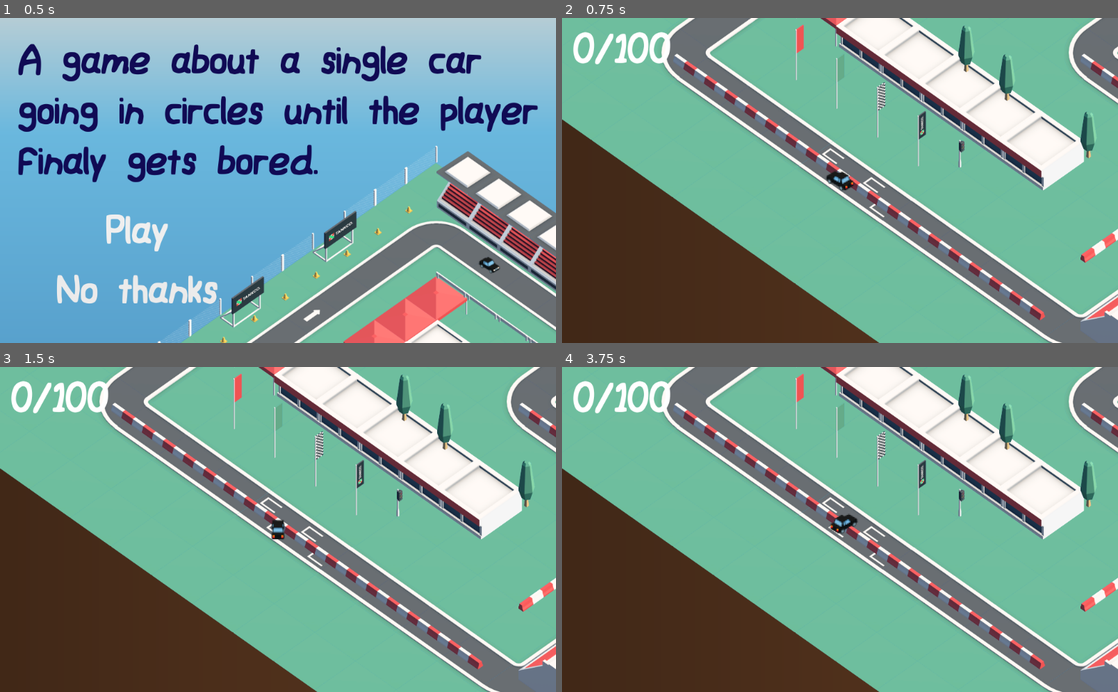
Above: before the commit, frames 1-4 (two rows, left to right).
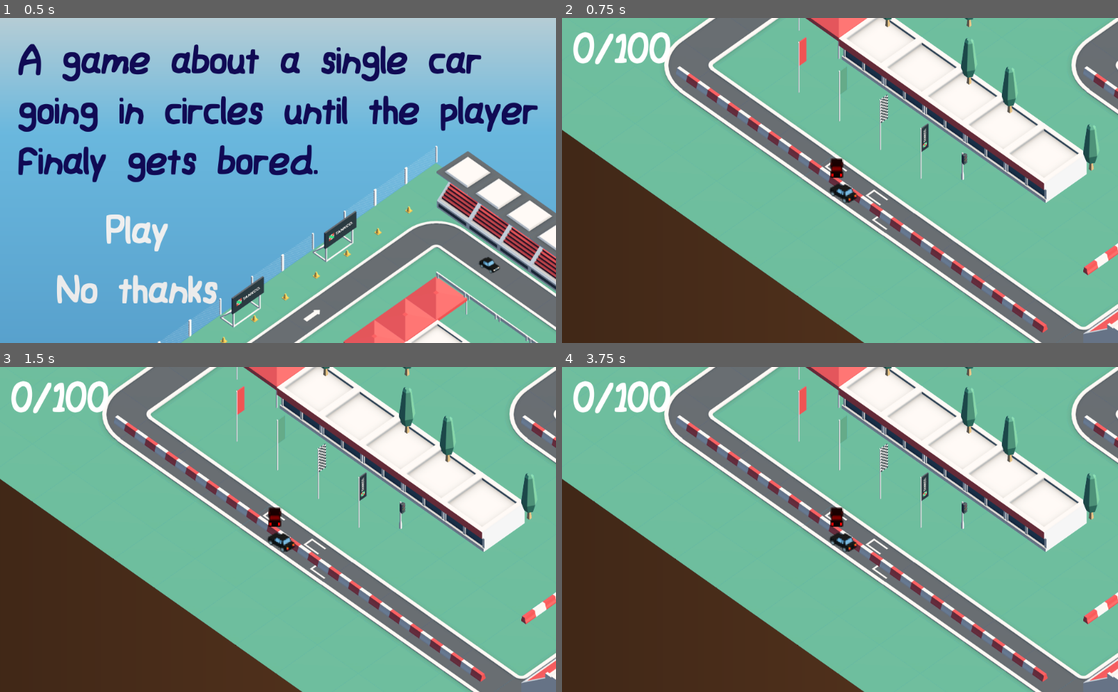
Above: after the commit, the same moments.

Repository: groud/CarGoingInCircles
Game: Godot game, scene res://menu/MainMenu.tscn
Same seed, same stepped clock (60 frames per second), same inputs: the game is played once before the commit and once after it. Sound files missing from this copy of the repository are replaced by a short silence.
Inputs:
- Up to frame 1 (0.5 s): no input
- Up to frame 2 (0.75 s): click "Play" at 0.5 s
- Up to frame 3 (1.5 s): tap Enter at 1.25 s; hold Right (ui_right) from 1.28 s (still down)
- Up to frame 4 (3.75 s): tap Space at 2 s; release Right (ui_right) at 2.03 s; hold Down (ui_down) 2.03-2.78 s; tap Enter at 2.75 s; hold Right (ui_right) 2.78-3.53 s; hold Up (ui_up) from 3.53 s (still down)

Frame 1 is identical in both runs. In frame 2, 23% of the frame differs, in the area x 0-100%, y 0-100%; in frame 3, 23%; in frame 4, 23%.

Commit message:
Multiplayer mode

Diff:
--- a/car/Player.gd
+++ b/car/Player.gd
@@ -1,5 +1,6 @@
 extends KinematicBody2D
 
+export var player = 0
 export var initial_rotation = 0
 export var rotation_speed = 300
 export var acceleration = 600
@@ -13,6 +14,10 @@
 
 func _ready():
 	rot = initial_rotation
+	if (player == 1):
+		$AnimatedSprite.modulate = Color(1.0, 0, 0)
+
+
 
 func _process(delta):
 	var move = Vector2()
@@ -21,9 +26,9 @@
 		# Rotation handling
 		var corrected_rotation_speed = rotation_speed * range_lerp(speed, 0, max_speed, 1.0, 0.7)
 
-		if(Input.is_action_pressed("ui_right")):
+		if(Input.is_action_pressed("turn_right_"+str(player))):
 			turn = delta * corrected_rotation_speed
-		if(Input.is_action_pressed("ui_left")):
+		if(Input.is_action_pressed("turn_left_"+str(player))):
 			turn = -delta * corrected_rotation_speed
 
 		rot += turn
@@ -32,9 +37,9 @@
 		rot = fmod(rot, 360)
 
 		# Speed handling
-		if(Input.is_action_pressed("ui_up")):
+		if(Input.is_action_pressed("move_forward_"+str(player))):
 			speed = min(max_speed, speed + delta * acceleration)
-		elif(Input.is_action_pressed("ui_down")):
+		elif(Input.is_action_pressed("move_backward_"+str(player))):
 			speed = max(0, speed - delta * acceleration - delta * friction)
 		else:
 			speed = max(0, speed - delta * friction)
@@ -48,10 +53,12 @@
 	# Set animation depending on the rotation
 	$AnimatedSprite.frame = int(floor((rot*8/360.0 + 3.5))) % 8
 	var pitch_scale = range_lerp(move.length(), 0, max_speed, 0.24, 0.8)
-	AudioServer.get_bus_effect(AudioServer.get_bus_index("Car"), 0).pitch_scale = pitch_scale
+
+	$AudioStreamPlayer.pitch_scale = pitch_scale
 
 	# Particles
-	if (abs(turn / delta) > rotation_speed / 2 and speed > max_speed/1.5):
+
+	if (delta > 0 and abs(turn / delta) > rotation_speed / 2 and speed > max_speed/1.5):
 		$"TrailsPivot/Particles2D".emitting = true
 		$"TrailsPivot/Particles2D2".emitting = true
 	else:
--- a/car/Player.tscn
+++ b/car/Player.tscn
@@ -26,14 +26,15 @@
 custom_solver_bias = 0.0
 radius = 16.6625
 
-[node name="Player" type="KinematicBody2D" index="0"]
-
+[node name="Player" type="KinematicBody2D"]
 input_pickable = false
 collision_layer = 1
 collision_mask = 1
 collision/safe_margin = 0.08
+motion/sync_to_physics = false
 script = ExtResource( 1 )
 _sections_unfolded = [ "Transform" ]
+player = 0
 initial_rotation = 0
 rotation_speed = 300
 acceleration = 600
@@ -42,34 +43,31 @@
 running = false
 
 [node name="TrailsPivot" type="Node2D" parent="." index="0"]
-
 position = Vector2( 0, 2 )
 _sections_unfolded = [ "Transform" ]
 
 [node name="Particles2D" parent="TrailsPivot" index="0" instance=ExtResource( 2 )]
-
 position = Vector2( 9, 15 )
+emitting = false
 
 [node name="Particles2D2" parent="TrailsPivot" index="1" instance=ExtResource( 2 )]
-
 position = Vector2( -7, 16 )
+emitting = false
 
 [node name="AnimatedSprite" type="AnimatedSprite" parent="." index="1"]
-
 scale = Vector2( 2, 2 )
 frames = SubResource( 1 )
 animation = "default"
-_sections_unfolded = [ "Transform" ]
+_sections_unfolded = [ "Transform", "Visibility" ]
 
 [node name="CollisionShape2D" type="CollisionShape2D" parent="." index="2"]
-
 shape = SubResource( 2 )
 
 [node name="AudioStreamPlayer" type="AudioStreamPlayer" parent="." index="3"]
-
 stream = ExtResource( 11 )
 volume_db = -13.0
 pitch_scale = 1.0
 autoplay = true
+stream_paused = false
 mix_target = 0
-bus = "Car"
+bus = "Master"
--- a/default_bus_layout.tres
+++ b/default_bus_layout.tres
@@ -1,9 +1,4 @@
-[gd_resource type="AudioBusLayout" load_steps=2 format=2]
-
-[sub_resource type="AudioEffectPitchShift" id=1]
-
-resource_name = "PitchShift"
-pitch_scale = 1.0
+[gd_resource type="AudioBusLayout" format=2]
 
 [resource]
 
@@ -13,11 +8,3 @@
 bus/0/bypass_fx = false
 bus/0/volume_db = 0.0
 bus/0/send = ""
-bus/1/name = "Car"
-bus/1/solo = false
-bus/1/mute = false
-bus/1/bypass_fx = false
-bus/1/volume_db = 0.0
-bus/1/send = "Master"
-bus/1/effect/0/effect = SubResource( 1 )
-bus/1/effect/0/enabled = true
--- a/default_env.tres
+++ b/default_env.tres
@@ -1,5 +1,101 @@
 [gd_resource type="Environment" load_steps=2 format=2]
+
 [sub_resource type="ProceduralSky" id=1]
+
+radiance_size = 4
+sky_top_color = Color( 0.0470588, 0.454902, 0.976471, 1 )
+sky_horizon_color = Color( 0.556863, 0.823529, 0.909804, 1 )
+sky_curve = 0.25
+sky_energy = 1.0
+ground_bottom_color = Color( 0.101961, 0.145098, 0.188235, 1 )
+ground_horizon_color = Color( 0.482353, 0.788235, 0.952941, 1 )
+ground_curve = 0.01
+ground_energy = 1.0
+sun_color = Color( 1, 1, 1, 1 )
+sun_latitude = 35.0
+sun_longitude = 0.0
+sun_angle_min = 1.0
+sun_angle_max = 100.0
+sun_curve = 0.05
+sun_energy = 16.0
+texture_size = 2
+
 [resource]
+
 background_mode = 2
 background_sky = SubResource( 1 )
+background_sky_custom_fov = 0.0
+background_color = Color( 0, 0, 0, 1 )
+background_energy = 1.0
+background_canvas_max_layer = 0
+ambient_light_color = Color( 0, 0, 0, 1 )
+ambient_light_energy = 1.0
+ambient_light_sky_contribution = 1.0
+fog_enabled = false
+fog_color = Color( 0.5, 0.6, 0.7, 1 )
+fog_sun_color = Color( 1, 0.9, 0.7, 1 )
+fog_sun_amount = 0.0
+fog_depth_enabled = true
+fog_depth_begin = 10.0
+fog_depth_curve = 1.0
+fog_transmit_enabled = false
+fog_transmit_curve = 1.0
+fog_height_enabled = false
+fog_height_min = 0.0
+fog_height_max = 100.0
+fog_height_curve = 1.0
+tonemap_mode = 0
+tonemap_exposure = 1.0
+tonemap_white = 1.0
+auto_exposure_enabled = false
+auto_exposure_scale = 0.4
+auto_exposure_min_luma = 0.05
+auto_exposure_max_luma = 8.0
+auto_exposure_speed = 0.5
+ss_reflections_enabled = false
+ss_reflections_max_steps = 64
+ss_reflections_fade_in = 0.15
+ss_reflections_fade_out = 2.0
+ss_reflections_depth_tolerance = 0.2
+ss_reflections_roughness = true
+ssao_enabled = false
+ssao_radius = 1.0
+ssao_intensity = 1.0
+ssao_radius2 = 0.0
+ssao_intensity2 = 1.0
+ssao_bias = 0.01
+ssao_light_affect = 0.0
+ssao_ao_channel_affect = 0.0
+ssao_color = Color( 0, 0, 0, 1 )
+ssao_quality = 0
+ssao_blur = 3
+ssao_edge_sharpness = 4.0
+dof_blur_far_enabled = false
+dof_blur_far_distance = 10.0
+dof_blur_far_transition = 5.0
+dof_blur_far_amount = 0.1
+dof_blur_far_quality = 1
+dof_blur_near_enabled = false
+dof_blur_near_distance = 2.0
+dof_blur_near_transition = 1.0
+dof_blur_near_amount = 0.1
+dof_blur_near_quality = 1
+glow_enabled = false
+glow_levels/1 = false
+glow_levels/2 = false
+glow_levels/3 = true
+glow_levels/4 = false
+glow_levels/5 = true
+glow_levels/6 = false
+glow_levels/7 = false
+glow_intensity = 0.8
+glow_strength = 1.0
+glow_bloom = 0.0
+glow_blend_mode = 2
+glow_hdr_threshold = 1.0
+glow_hdr_scale = 2.0
+glow_bicubic_upscale = false
+adjustment_enabled = false
+adjustment_brightness = 1.0
+adjustment_contrast = 1.0
+adjustment_saturation = 1.0
--- /dev/null
+++ b/level/Camera2D.gd
@@ -0,0 +1,11 @@
+extends Camera2D
+
+func _process(delta):
+	position = ($"../Player0".position + $"../Player1".position) / 2
+	var screen_size = get_viewport().get_visible_rect().size
+	var lower_limit = min(screen_size.x, screen_size.y)
+	var dist = $"../Player0".position.distance_to($"../Player1".position)
+	var zoom_level = range_lerp(dist, lower_limit-200, 2*lower_limit, 1.2, 2)
+	zoom_level = max(1, zoom_level)
+	zoom.y = zoom_level
+	zoom.x = zoom_level
--- a/level/level.gd
+++ b/level/level.gd
@@ -7,7 +7,8 @@
 	set_level_label(0, 100)
 
 func _on_AudioStreamPlayer_finished():
-	$Player.running = true
+	$Player0.running = true
+	$Player1.running = true
 
 func _process(delta):
 	if (Input.is_action_just_pressed("ui_cancel")):
--- a/level/level.tscn
+++ b/level/level.tscn
@@ -1,11 +1,12 @@
-[gd_scene load_steps=11 format=2]
+[gd_scene load_steps=12 format=2]
 
 [ext_resource path="res://level/level.gd" type="Script" id=1]
 [ext_resource path="res://menu/MainMenuDynamicFont.tres" type="DynamicFont" id=2]
 [ext_resource path="res://level/tilemap.tscn" type="PackedScene" id=3]
-[ext_resource path="res://car/Player.tscn" type="PackedScene" id=4]
-[ext_resource path="res://level/start_race.wav" type="AudioStream" id=5]
-[ext_resource path="res://level/Juhani Junkala [Chiptune Adventures] 2. Stage 2.ogg" type="AudioStream" id=6]
+[ext_resource path="res://level/Camera2D.gd" type="Script" id=4]
+[ext_resource path="res://car/Player.tscn" type="PackedScene" id=5]
+[ext_resource path="res://level/start_race.wav" type="AudioStream" id=6]
+[ext_resource path="res://level/Juhani Junkala [Chiptune Adventures] 2. Stage 2.ogg" type="AudioStream" id=7]
 
 [sub_resource type="Gradient" id=1]
 
@@ -30,11 +31,9 @@
 width = 2048
 
 [node name="Level" type="Node" index="0"]
-
 script = ExtResource( 1 )
 
 [node name="GUI" type="CanvasLayer" parent="." index="0"]
-
 layer = 1
 offset = Vector2( 0, 0 )
 rotation = 0.0
@@ -42,7 +41,6 @@
 transform = Transform2D( 1, 0, 0, 1, 0, 0 )
 
 [node name="LapsLabel" type="Label" parent="GUI" index="0"]
-
 anchor_left = 0.0
 anchor_top = 0.0
 anchor_right = 0.0
@@ -65,7 +63,6 @@
 _sections_unfolded = [ "Margin", "Rect", "custom_fonts" ]
 
 [node name="Background" type="Sprite" parent="." index="1"]
-
 position = Vector2( -1.93848, 844.184 )
 rotation = -1.5708
 scale = Vector2( 1.41253, 6244.04 )
@@ -73,7 +70,6 @@
 _sections_unfolded = [ "Transform" ]
 
 [node name="BackgroundDirt" type="Sprite" parent="." index="2"]
-
 position = Vector2( 1.96768, 1924.55 )
 scale = Vector2( 1.09926, 2259.16 )
 texture = SubResource( 4 )
@@ -81,26 +77,19 @@
 
 [node name="Level" parent="." index="3" instance=ExtResource( 3 )]
 
-[node name="Player" parent="." index="4" instance=ExtResource( 4 )]
-
+[node name="Camera2D" type="Camera2D" parent="." index="4"]
 position = Vector2( -367.508, 1082.98 )
-collision_layer = 2
-_sections_unfolded = [ "Collision", "Pickable", "Transform", "collision" ]
-initial_rotation = 305
-
-[node name="Camera2D" type="Camera2D" parent="Player" index="4"]
-
 anchor_mode = 1
 rotating = false
 current = true
-zoom = Vector2( 1, 1 )
+zoom = Vector2( 2, 2 )
 limit_left = -10000000
 limit_top = -10000000
 limit_right = 10000000
 limit_bottom = 10000000
 limit_smoothed = false
-drag_margin_h_enabled = true
-drag_margin_v_enabled = true
+drag_margin_h_enabled = false
+drag_margin_v_enabled = false
 smoothing_enabled = false
 smoothing_speed = 5.0
 offset_v = 0.0
@@ -112,26 +101,36 @@
 editor_draw_screen = true
 editor_draw_limits = false
 editor_draw_drag_margin = false
+script = ExtResource( 4 )
 _sections_unfolded = [ "Drag Margin", "Editor", "Limit", "Material", "Offset", "Pause", "Smoothing", "Transform", "Visibility" ]
 
-[node name="StartSoundPlayer" type="AudioStreamPlayer" parent="." index="5"]
+[node name="Player1" parent="." index="5" instance=ExtResource( 5 )]
+position = Vector2( -379.442, 1037.87 )
+player = 1
 
-stream = ExtResource( 5 )
+[node name="Player0" parent="." index="6" instance=ExtResource( 5 )]
+position = Vector2( -367.508, 1082.98 )
+collision_layer = 2
+_sections_unfolded = [ "Collision", "Pickable", "Transform", "collision" ]
+initial_rotation = 305
+
+[node name="StartSoundPlayer" type="AudioStreamPlayer" parent="." index="7"]
+stream = ExtResource( 6 )
 volume_db = -2.0
 pitch_scale = 1.0
 autoplay = true
+stream_paused = false
 mix_target = 0
 bus = "Master"
 
-[node name="AudioStreamPlayer" type="AudioStreamPlayer" parent="." index="6"]
-
-stream = ExtResource( 6 )
+[node name="AudioStreamPlayer" type="AudioStreamPlayer" parent="." index="8"]
+stream = ExtResource( 7 )
 volume_db = 0.0
 pitch_scale = 1.0
 autoplay = true
+stream_paused = false
 mix_target = 0
 bus = "Master"
 
 [connection signal="lap_changed" from="Level" to="." method="_on_Level_lap_changed"]
-
 [connection signal="finished" from="StartSoundPlayer" to="." method="_on_AudioStreamPlayer_finished"]
--- a/level/tilemap.tscn
+++ b/level/tilemap.tscn
@@ -1,11 +1,17 @@
-[gd_scene load_steps=4 format=2]
+[gd_scene load_steps=5 format=2]
 
 [ext_resource path="res://level/tilemap.gd" type="Script" id=1]
 [ext_resource path="res://level/Tileset.tres" type="TileSet" id=2]
 [ext_resource path="res://Checkpoint.tscn" type="PackedScene" id=3]
 
-[node name="Level" type="StaticBody2D" index="0"]
+[sub_resource type="PhysicsMaterial" id=1]
 
+bounce = 0.0
+bounce_combine_mode = 0
+friction = 1.0
+friction_combine_mode = 2
+
+[node name="Level" type="StaticBody2D"]
 input_pickable = false
 collision_layer = 1
 collision_mask = 1
@@ -13,10 +19,10 @@
 constant_angular_velocity = 0.0
 friction = 1.0
 bounce = 0.0
+physics_material_override = SubResource( 1 )
 script = ExtResource( 1 )
 
 [node name="Grass" type="TileMap" parent="." index="0"]
-
 mode = 2
 tile_set = ExtResource( 2 )
 cell_size = Vector2( 150, 90 )
@@ -35,12 +41,8 @@
 format = 1
 tile_data = PoolIntArray( 0, 60, 0, 1, 60, 0, 2, 60, 0, 3, 60, 0, 4, 60, 0, 5, 60, 0, 6, 60, 0, 7, 60, 0, 8, 60, 0, 9,  …(3197 unchanged characters)…
 _sections_unfolded = [ "Cell" ]
-__meta__ = {
-"_edit_lock_": true
-}
 
 [node name="Road" type="TileMap" parent="." index="1"]
-
 mode = 2
 tile_set = ExtResource( 2 )
 cell_size = Vector2( 64, 64 )
@@ -59,12 +61,8 @@
 format = 1
 tile_data = PoolIntArray( 65537, 163, 0, 65538, 258, 0, 65539, 258, 0, 65540, 258, 0, 65541, 258, 0, 65542, 258, 0, 655 …(619 unchanged characters)…
 _sections_unfolded = [ "Cell" ]
-__meta__ = {
-"_edit_lock_": true
-}
 
 [node name="Props" type="TileMap" parent="." index="2"]
-
 mode = 2
 tile_set = ExtResource( 2 )
 cell_size = Vector2( 64, 64 )
@@ -83,12 +81,8 @@
 format = 1
 tile_data = PoolIntArray( -1, 30, 0, 65535, 30, 0, 131071, 30, 0, 65545, 6, 0, 196607, 22, 0, 131074, 274, 0, 131081, 6 …(890 unchanged characters)…
 _sections_unfolded = [ "Cell" ]
-__meta__ = {
-"_edit_lock_": true
-}
 
 [node name="Props2" type="TileMap" parent="." index="3"]
-
 mode = 2
 tile_set = ExtResource( 2 )
 cell_size = Vector2( 64, 64 )
@@ -107,25 +101,19 @@
 format = 1
 tile_data = PoolIntArray( 1, 55, 0, 2, 55, 0, 3, 55, 0, 4, 55, 0, 5, 55, 0, 6, 55, 0, 7, 55, 0, 65537, 111, 0, 131073,  …(360 unchanged characters)…
 _sections_unfolded = [ "Cell" ]
-__meta__ = {
-"_edit_lock_": true
-}
 
 [node name="CollisionPolygon2D" type="CollisionPolygon2D" parent="." index="4"]
-
 visible = false
 position = Vector2( -13, 112 )
 build_mode = 0
 polygon = PoolVector2Array( -30.2585, 22.4277, -540.661, 388.409, -537.94, 459.149, -438.633, 525.807, -684.861, 698.57 …(311 unchanged characters)…
 
 [node name="CollisionPolygon2D2" type="CollisionPolygon2D" parent="." index="5"]
-
 visible = false
 build_mode = 0
 polygon = PoolVector2Array( 1.18726, 210.489, -452.522, 527.031, -356.052, 602.398, -348.516, 655.155, -607.778, 846.587, 76.5543, 1328.94, 382.544, 1110.37, 59.9735, 873.719, 55.4515, 813.426, 459.419, 528.538 )
 
 [node name="Checkpoint0" parent="." index="6" instance=ExtResource( 3 )]
-
 position = Vector2( -431.964, 1021.23 )
 rotation = -0.696391
 gravity_vec = Vector2( 0, 0 )
@@ -133,7 +121,6 @@
 _sections_unfolded = [ "Audio Bus", "Collision", "Pickable", "Transform" ]
 
 [node name="Checkpoint1" parent="." index="7" instance=ExtResource( 3 )]
-
 position = Vector2( -284.325, 371.208 )
 rotation = 0.747145
 gravity_vec = Vector2( 0, 0 )
@@ -142,7 +129,6 @@
 checkpoint_id = 1
 
 [node name="Checkpoint2" parent="." index="8" instance=ExtResource( 3 )]
-
 position = Vector2( 345.192, 674.688 )
 rotation = 3.80738
 gravity_vec = Vector2( 0, 0 )
@@ -151,7 +137,5 @@
 checkpoint_id = 2
 
 [connection signal="checkpoint" from="Checkpoint0" to="." method="_on_Checkpoint_checkpoint"]
-
 [connection signal="checkpoint" from="Checkpoint1" to="." method="_on_Checkpoint_checkpoint"]
-
 [connection signal="checkpoint" from="Checkpoint2" to="." method="_on_Checkpoint_checkpoint"]
--- a/menu/MainMenu.tscn
+++ b/menu/MainMenu.tscn
@@ -6,18 +6,15 @@
 [ext_resource path="res://menu/Button.tscn" type="PackedScene" id=4]
 [ext_resource path="res://menu/Juhani Junkala [Chiptune Adventures] 1. Stage 1.ogg" type="AudioStream" id=5]
 
-[node name="Control" type="Node" index="0"]
-
+[node name="Menu" type="Node"]
 script = ExtResource( 1 )
 
 [node name="background" type="Sprite" parent="." index="0"]
-
 position = Vector2( 676.28, 414.682 )
 scale = Vector2( 0.757925, 0.757925 )
 texture = ExtResource( 2 )
 
 [node name="Label" type="Label" parent="." index="1"]
-
 anchor_left = 0.0
 anchor_top = 0.0
 anchor_right = 0.0
@@ -43,7 +40,6 @@
 _sections_unfolded = [ "custom_colors", "custom_fonts" ]
 
 [node name="VBoxContainer" type="VBoxContainer" parent="." index="2"]
-
 anchor_left = 0.0
 anchor_top = 0.0
 anchor_right = 0.0
@@ -68,20 +64,18 @@
 [node name="PlayButton" parent="VBoxContainer" index="0" instance=ExtResource( 4 )]
 
 [node name="QuitButton" parent="VBoxContainer" index="1" instance=ExtResource( 4 )]
-
 margin_top = 95.0
 margin_bottom = 170.0
 text = "No thanks"
 
 [node name="AudioStreamPlayer" type="AudioStreamPlayer" parent="." index="3"]
-
 stream = ExtResource( 5 )
 volume_db = 0.0
 pitch_scale = 1.0
 autoplay = true
+stream_paused = false
 mix_target = 0
 bus = "Master"
 
 [connection signal="pressed" from="VBoxContainer/PlayButton" to="." method="_on_PlayButton_pressed"]
-
 [connection signal="pressed" from="VBoxContainer/QuitButton" to="." method="_on_QuitButton_pressed"]
--- a/project.godot
+++ b/project.godot
@@ -6,7 +6,9 @@
 ;   [section] ; section goes between []
 ;   param=value ; assign values to parameters
 
-config_version=3
+config_version=4
+
+_global_script_classes=[  ]
 
 [application]
 
@@ -19,6 +21,122 @@
 window/size/resizable=false
 window/size/always_on_top=true
 
+[input]
+
+ui_accept={
+"deadzone": 0.5,
+"events": [ Object(InputEventKey,"resource_local_to_scene":false,"resource_name":"","device":0,"alt":false,"shift":false,"control":false,"meta":false,"command":false,"pressed":false,"scancode":16777221,"unicode":0,"echo":false,"script":null)
+, Object(InputEventKey,"resource_local_to_scene":false,"resource_name":"","device":0,"alt":false,"shift":false,"control":false,"meta":false,"command":false,"pressed":false,"scancode":16777222,"unicode":0,"echo":false,"script":null)
+, Object(InputEventKey,"resource_local_to_scene":false,"resource_name":"","device":0,"alt":false,"shift":false,"control":false,"meta":false,"command":false,"pressed":false,"scancode":32,"unicode":0,"echo":false,"script":null)
+, Object(InputEventJoypadButton,"resource_local_to_scene":false,"resource_name":"","device":0,"button_index":0,"pressure":0.0,"pressed":false,"script":null)
+ ]
+}
+ui_select={
+"deadzone": 0.5,
+"events": [ Object(InputEventKey,"resource_local_to_scene":false,"resource_name":"","device":0,"alt":false,"shift":false,"control":false,"meta":false,"command":false,"pressed":false,"scancode":32,"unicode":0,"echo":false,"script":null)
+, Object(InputEventJoypadButton,"resource_local_to_scene":false,"resource_name":"","device":0,"button_index":3,"pressure":0.0,"pressed":false,"script":null)
+ ]
+}
+ui_cancel={
+"deadzone": 0.5,
+"events": [ Object(InputEventKey,"resource_local_to_scene":false,"resource_name":"","device":0,"alt":false,"shift":false,"control":false,"meta":false,"command":false,"pressed":false,"scancode":16777217,"unicode":0,"echo":false,"script":null)
+ ]
+}
+ui_focus_next={
+"deadzone": 0.5,
+"events": [ Object(InputEventKey,"resource_local_to_scene":false,"resource_name":"","device":0,"alt":false,"shift":false,"control":false,"meta":false,"command":false,"pressed":false,"scancode":16777218,"unicode":0,"echo":false,"script":null)
+ ]
+}
+ui_focus_prev={
+"deadzone": 0.5,
+"events": [ Object(InputEventKey,"resource_local_to_scene":false,"resource_name":"","device":0,"alt":false,"shift":true,"control":false,"meta":false,"command":false,"pressed":false,"scancode":16777218,"unicode":0,"echo":false,"script":null)
+ ]
+}
+ui_left={
+"deadzone": 0.5,
+"events": [ Object(InputEventKey,"resource_local_to_scene":false,"resource_name":"","device":0,"alt":false,"shift":false,"control":false,"meta":false,"command":false,"pressed":false,"scancode":16777231,"unicode":0,"echo":false,"script":null)
+, Object(InputEventJoypadButton,"resource_local_to_scene":false,"resource_name":"","device":0,"button_index":14,"pressure":0.0,"pressed":false,"script":null)
+ ]
+}
+ui_right={
+"deadzone": 0.5,
+"events": [ Object(InputEventKey,"resource_local_to_scene":false,"resource_name":"","device":0,"alt":false,"shift":false,"control":false,"meta":false,"command":false,"pressed":false,"scancode":16777233,"unicode":0,"echo":false,"script":null)
+, Object(InputEventJoypadButton,"resource_local_to_scene":false,"resource_name":"","device":0,"button_index":15,"pressure":0.0,"pressed":false,"script":null)
+ ]
+}
+ui_up={
+"deadzone": 0.5,
+"events": [ Object(InputEventKey,"resource_local_to_scene":false,"resource_name":"","device":0,"alt":false,"shift":false,"control":false,"meta":false,"command":false,"pressed":false,"scancode":16777232,"unicode":0,"echo":false,"script":null)
+, Object(InputEventJoypadButton,"resource_local_to_scene":false,"resource_name":"","device":0,"button_index":12,"pressure":0.0,"pressed":false,"script":null)
+ ]
+}
+ui_down={
+"deadzone": 0.5,
+"events": [ Object(InputEventKey,"resource_local_to_scene":false,"resource_name":"","device":0,"alt":false,"shift":false,"control":false,"meta":false,"command":false,"pressed":false,"scancode":16777234,"unicode":0,"echo":false,"script":null)
+, Object(InputEventJoypadButton,"resource_local_to_scene":false,"resource_name":"","device":0,"button_index":13,"pressure":0.0,"pressed":false,"script":null)
+ ]
+}
+ui_page_up={
+"deadzone": 0.5,
+"events": [ Object(InputEventKey,"resource_local_to_scene":false,"resource_name":"","device":0,"alt":false,"shift":false,"control":false,"meta":false,"command":false,"pressed":false,"scancode":16777235,"unicode":0,"echo":false,"script":null)
+ ]
+}
+ui_page_down={
+"deadzone": 0.5,
+"events": [ Object(InputEventKey,"resource_local_to_scene":false,"resource_name":"","device":0,"alt":false,"shift":false,"control":false,"meta":false,"command":false,"pressed":false,"scancode":16777236,"unicode":0,"echo":false,"script":null)
+ ]
+}
+ui_home={
+"deadzone": 0.5,
+"events": [ Object(InputEventKey,"resource_local_to_scene":false,"resource_name":"","device":0,"alt":false,"shift":false,"control":false,"meta":false,"command":false,"pressed":false,"scancode":16777229,"unicode":0,"echo":false,"script":null)
+ ]
+}
+ui_end={
+"deadzone": 0.5,
+"events": [ Object(InputEventKey,"resource_local_to_scene":false,"resource_name":"","device":0,"alt":false,"shift":false,"control":false,"meta":false,"command":false,"pressed":false,"scancode":16777230,"unicode":0,"echo":false,"script":null)
+ ]
+}
+turn_left_1={
+"deadzone": 0.5,
+"events": [ Object(InputEventJoypadMotion,"resource_local_to_scene":false,"resource_name":"","device":1,"axis":0,"axis_value":-1.0,"script":null)
+ ]
+}
+turn_right_1={
+"deadzone": 0.5,
+"events": [ Object(InputEventJoypadMotion,"resource_local_to_scene":false,"resource_name":"","device":1,"axis":0,"axis_value":1.0,"script":null)
+ ]
+}
+move_forward_1={
+"deadzone": 0.5,
+"events": [ Object(InputEventJoypadButton,"resource_local_to_scene":false,"resource_name":"","device":1,"button_index":0,"pressure":0.0,"pressed":false,"script":null)
+ ]
+}
+move_backward_1={
+"deadzone": 0.5,
+"events": [ Object(InputEventJoypadButton,"resource_local_to_scene":false,"resource_name":"","device":1,"button_index":3,"pressure":0.0,"pressed":false,"script":null)
+ ]
+}
+turn_left_0={
+"deadzone": 0.5,
+"events": [ Object(InputEventJoypadMotion,"resource_local_to_scene":false,"resource_name":"","device":0,"axis":0,"axis_value":-1.0,"script":null)
+ ]
+}
+move_forward_0={
+"deadzone": 0.5,
+"events": [ Object(InputEventJoypadButton,"resource_local_to_scene":false,"resource_name":"","device":0,"button_index":0,"pressure":0.0,"pressed":false,"script":null)
+ ]
+}
+move_backward_0={
+"deadzone": 0.5,
+"events": [ Object(InputEventJoypadButton,"resource_local_to_scene":false,"resource_name":"","device":0,"button_index":3,"pressure":0.0,"pressed":false,"script":null)
+ ]
+}
+turn_right_0={
+"deadzone": 0.5,
+"events": [ Object(InputEventJoypadMotion,"resource_local_to_scene":false,"resource_name":"","device":0,"axis":0,"axis_value":1.0,"script":null)
+ ]
+}
+
 [rendering]
 
 environment/default_clear_color=Color( 0.347656, 0.347656, 0.347656, 1 )
